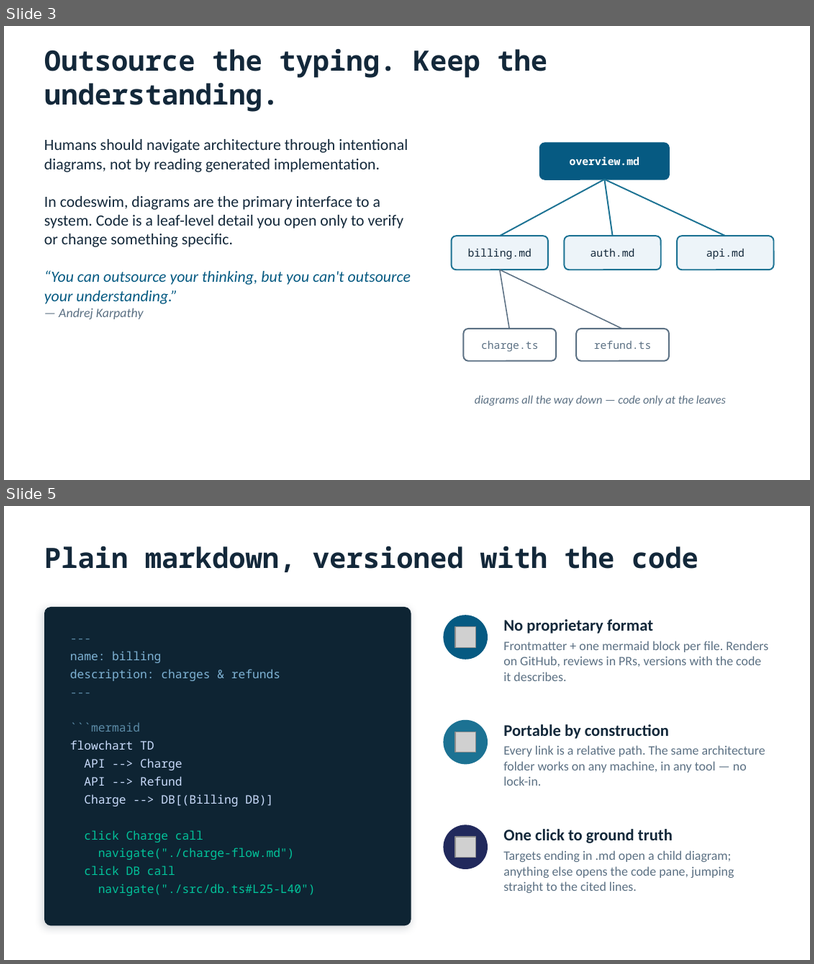
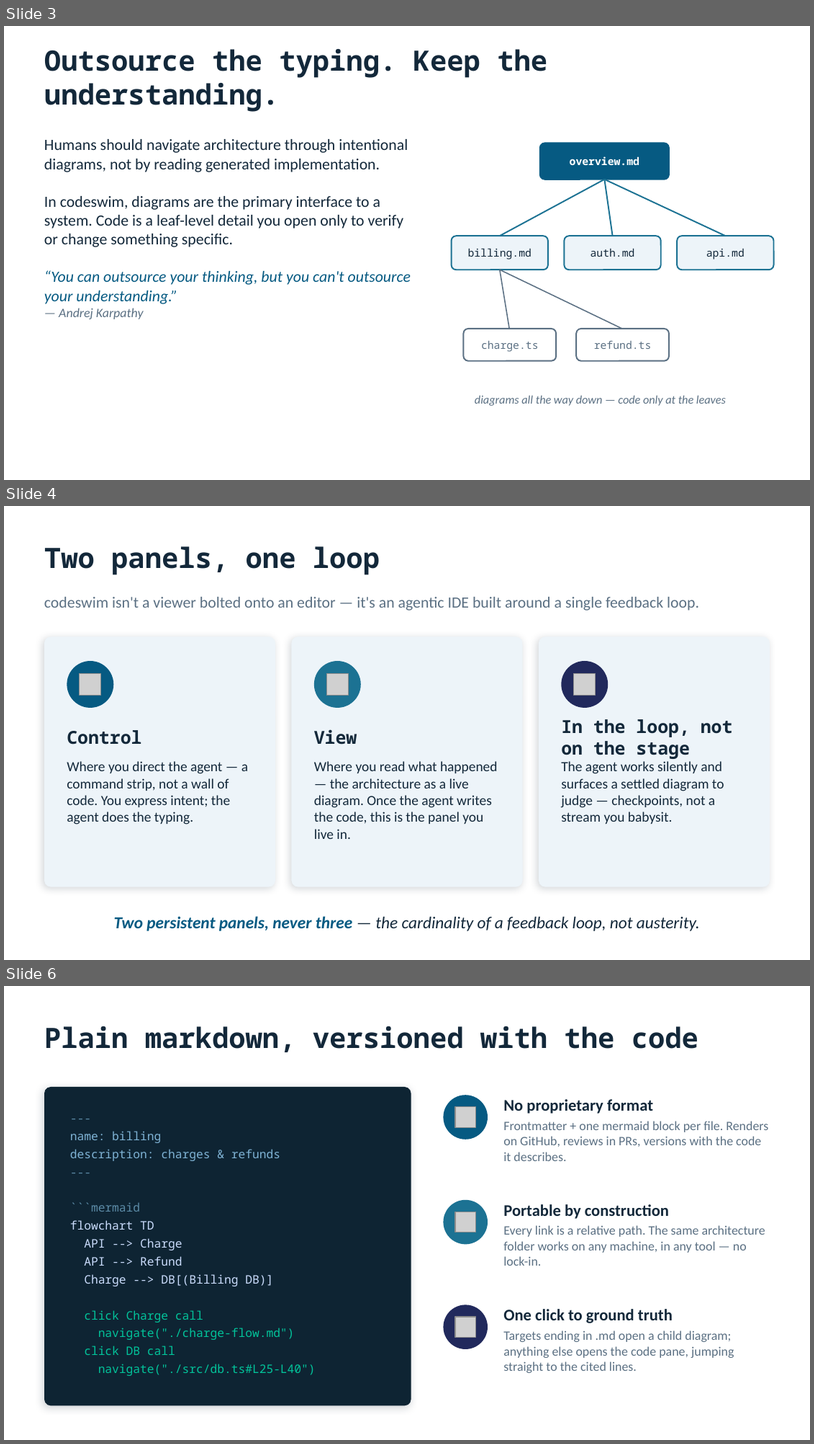
Before and after one commit to keithagroves/codeswim, a slide deck: codeswim-pitch-deck.pptx. Shown one above the other, each under a label of ours: slides 3 and 5 before the commit, slides 3, 4 and 6 after it; the slides between them are not shown. The pictures are 814x964 and 814x1444 pixels, drawn with LibreOffice and Linux fonts; fonts in the diff are those of the drawing; grey boxes stand for pictures. Boxes give left, top, right and bottom in pixels: in the first picture for what was removed or moved away, otherwise in the second. Text is boxed around its words. In the diff, an @@ line names an element or a change of style, - is before the commit and + after.

Commit message:
Update pitch deck presentation
Replaced the codeswim pitch deck .pptx with an updated version.

Codeswim-Synthesized: true
Codeswim-Coverage: pass

```diff
--- a/codeswim-pitch-deck.pptx
+++ b/codeswim-pitch-deck.pptx
@@ slide 4 added at bbox=[4, 506, 810, 960], background #FFFFFF @@
@@ text added at bbox=[44, 546, 380, 575], 25 pt, text #13283A, bold @@
+Two panels, one loop
@@ text added at bbox=[44, 597, 700, 610], 14 pt, text #5B7083 @@
+codeswim isn't a viewer bolted onto an editor — it's an agentic IDE built around a single feedback loop.
@@ rounded rectangle added at bbox=[44, 636, 275, 887], fill #EDF4F9 @@
@@ rounded rectangle added at bbox=[292, 636, 523, 887], fill #EDF4F9 @@
@@ rounded rectangle added at bbox=[539, 636, 770, 887], fill #EDF4F9 @@
@@ ellipse added at bbox=[67, 661, 113, 708], fill #065A82 @@
@@ picture added at bbox=[80, 674, 102, 695] @@
@@ ellipse added at bbox=[314, 661, 361, 708], fill #1C7293 @@
@@ picture added at bbox=[327, 674, 348, 695] @@
@@ ellipse added at bbox=[561, 661, 608, 708], fill #21295C @@
@@ picture added at bbox=[574, 674, 596, 695] @@
@@ text added at bbox=[561, 719, 733, 759], 16 pt, text #13283A, bold @@
+In the loop, not on the stage
@@ text added at bbox=[67, 730, 142, 744], 16 pt, text #13283A, bold @@
+Control
@@ text added at bbox=[314, 729, 358, 744], 16 pt, text #13283A, bold @@
+View
@@ text added at bbox=[67, 761, 248, 824], 12.5 pt, text #13283A @@
+Where you direct the agent — a command strip, not a wall of code. You express intent; the agent does the typing.
@@ text added at bbox=[314, 761, 498, 839], 12.5 pt, text #13283A @@
+Where you read what happened — the architecture as a live diagram. Once the agent writes the code, this is the panel you live in.
@@ text added at bbox=[561, 761, 725, 824], 12.5 pt, text #13283A @@
+The agent works silently and surfaces a settled diagram to judge — checkpoints, not a stream you babysit.
@@ text added at bbox=[114, 916, 700, 931], 15 pt, text #13283A, italic @@
+Two persistent panels, never three — the cardinality of a feedback loop, not austerity.
@@ what was slide 5 is now slide 6 @@
```
Also in this commit, not shown: 3 slides changed.
